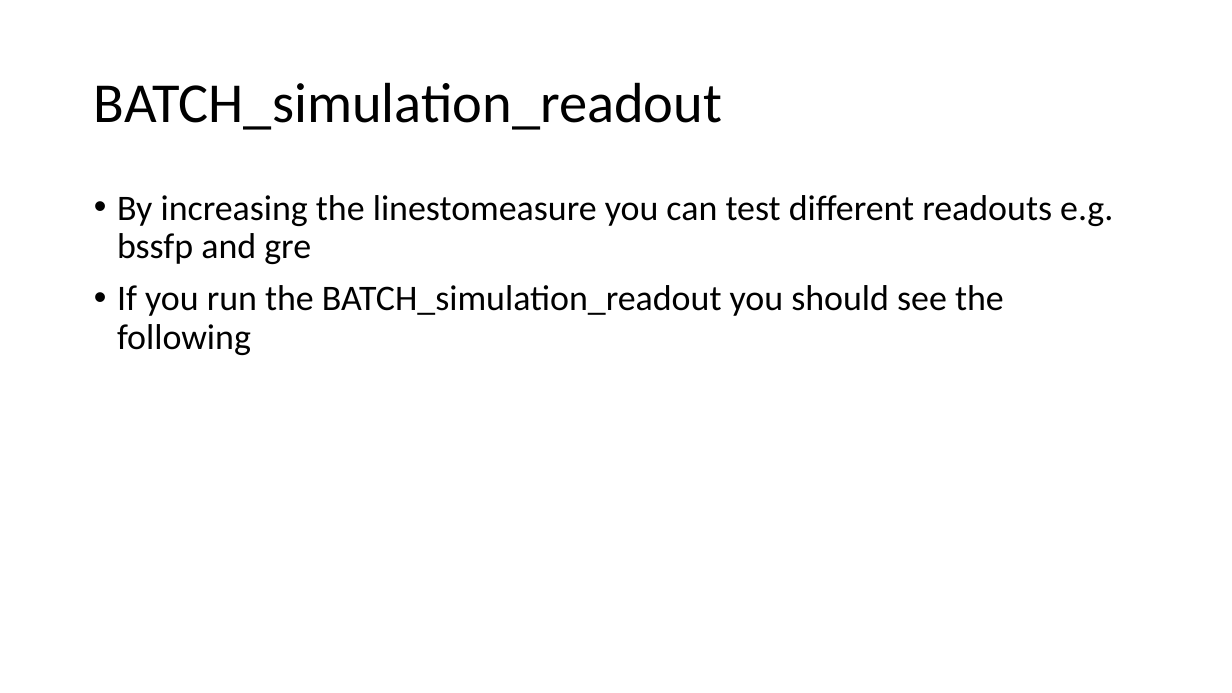
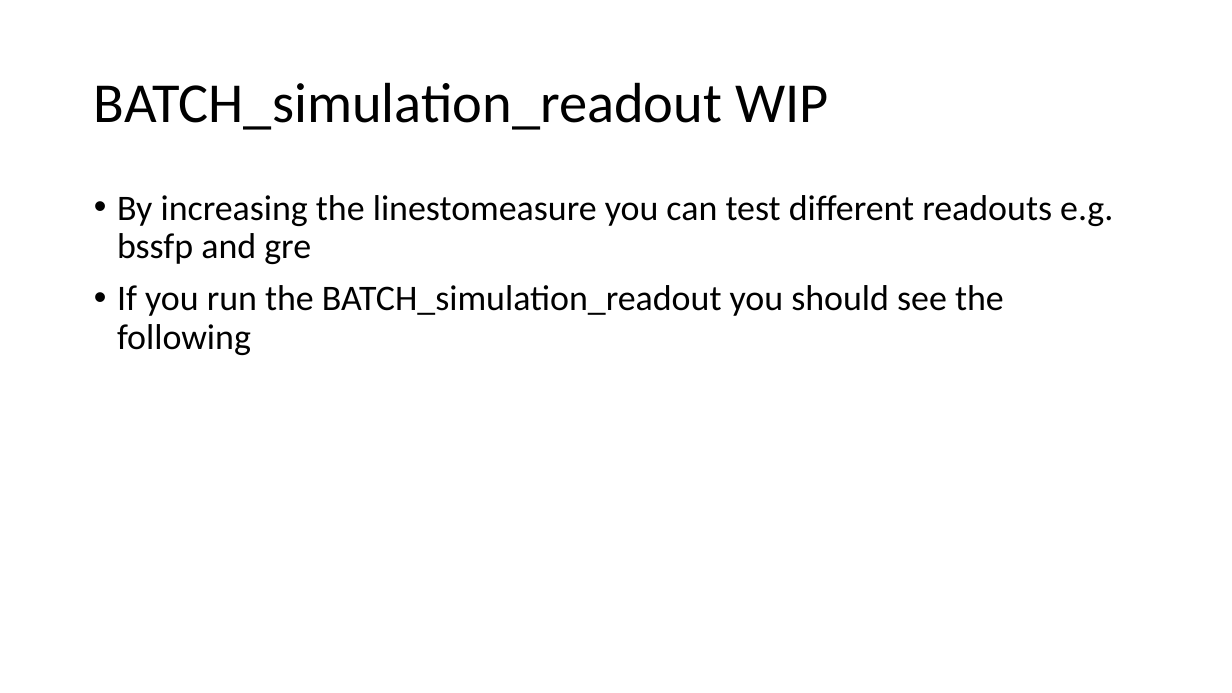
Before and after one commit to cest-sources/BM_sim_fit, a slide deck: slide 14 of doc/BM_tutorial.pptx (slide 12 before the commit). Drawn at 1232x693 pixels with LibreOffice and Linux fonts; fonts in the diff are those of the drawing. Boxes give left, top, right and bottom in pixels: in the first picture for what was removed or moved away, otherwise in the second. Text is boxed around its words. In the diff, an @@ line names an element or a change of style, - is before the commit and + after.

```diff
--- a/doc/BM_tutorial.pptx
+++ b/doc/BM_tutorial.pptx
@@ title at (94, 82, 829, 130): text changed @@
-BATCH_simulation_readout
+BATCH_simulation_readout WIP
```
Also in this commit, not shown: 2 other slides changed, 2 other files.
